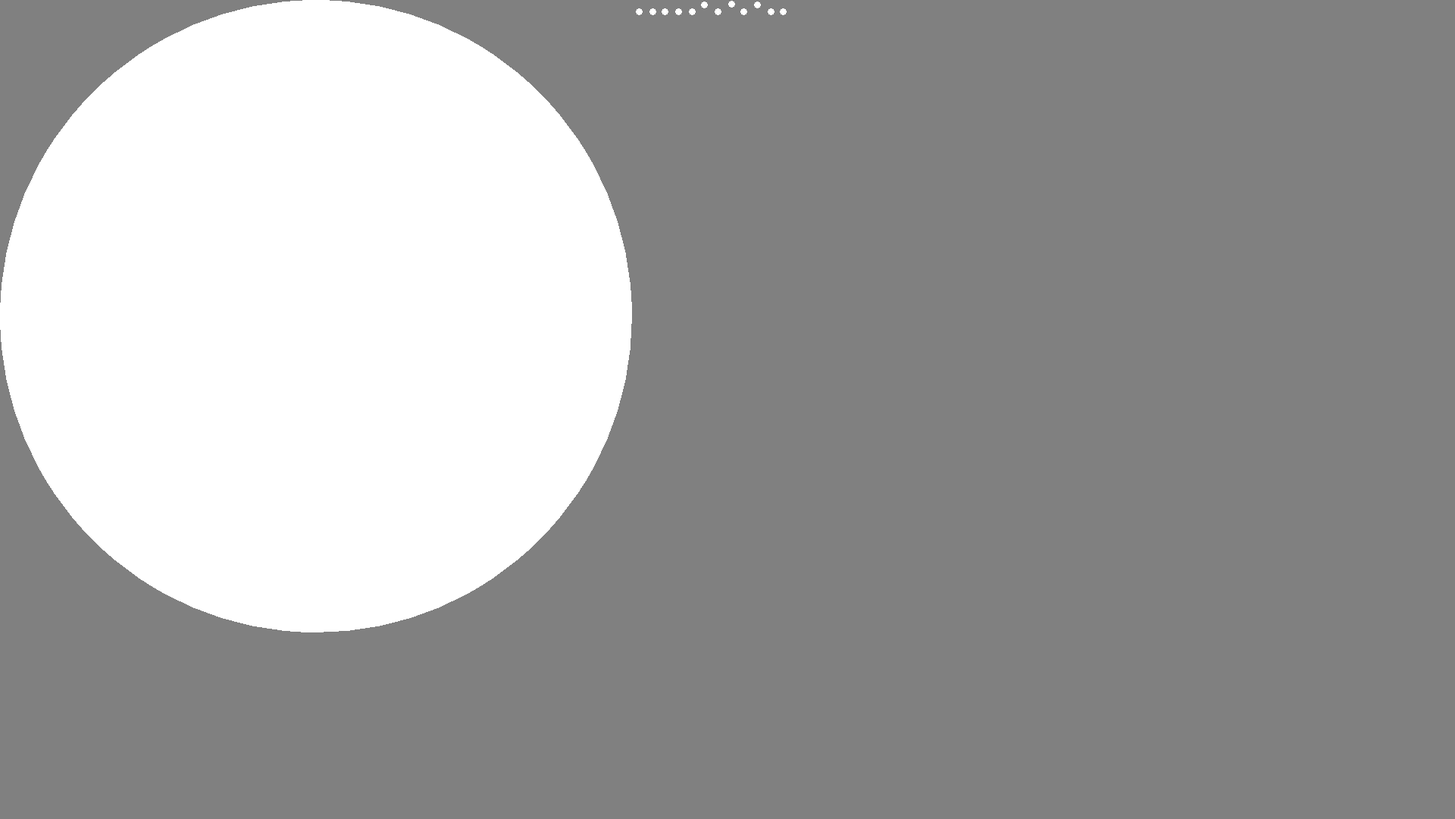
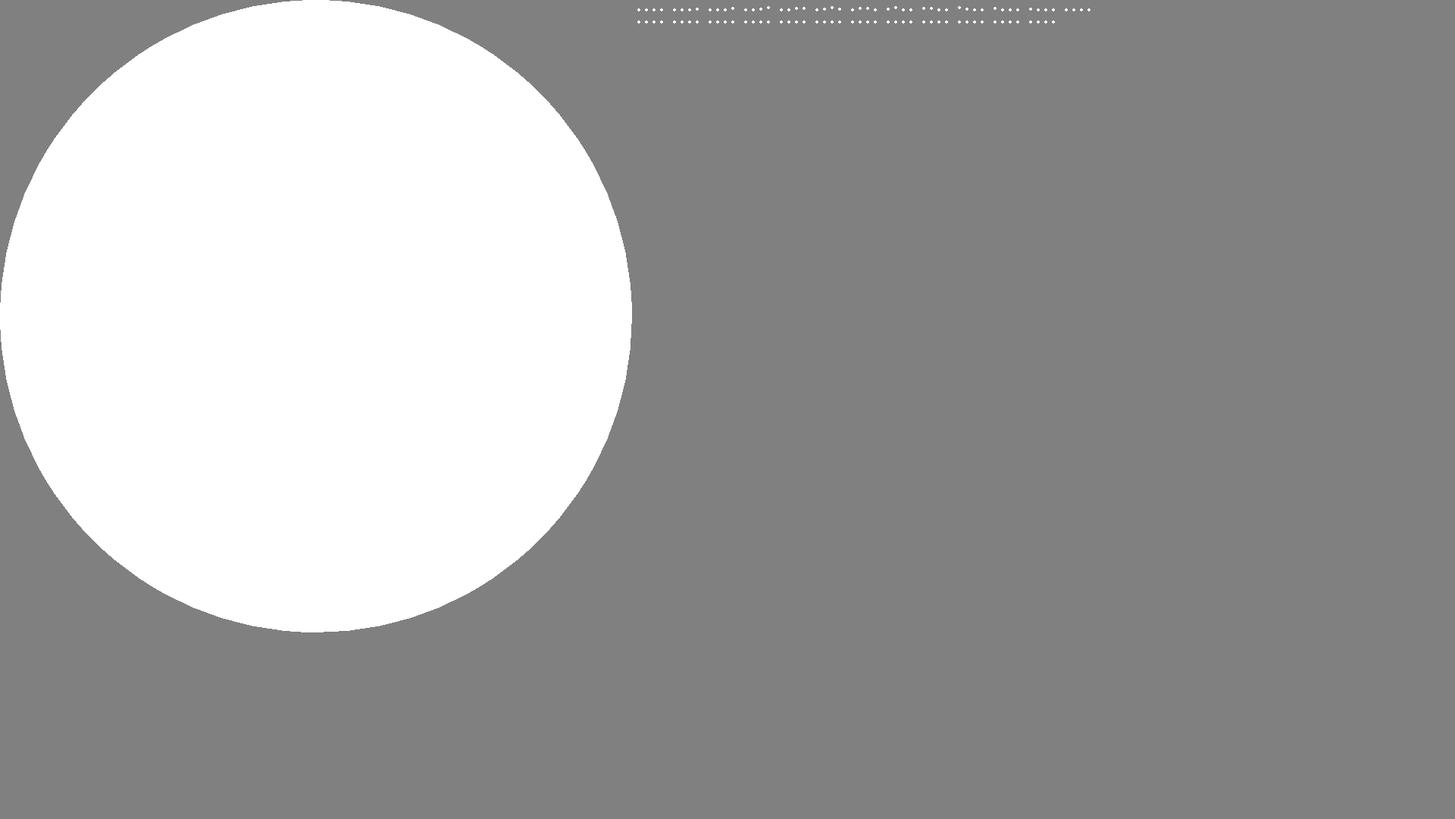
Layers edited between the first and the second 1455px x 819px image:
painted on "message animation" over [635, 0, 1091, 24]
